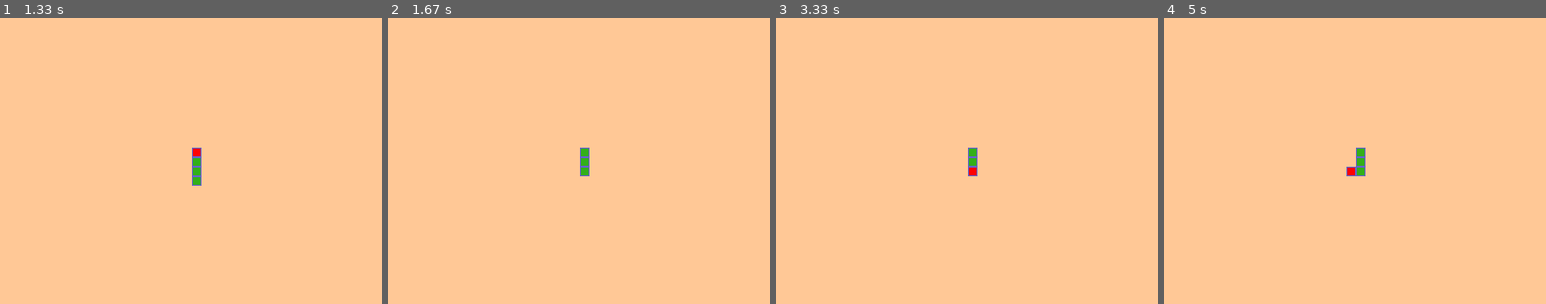
Above: before the commit, frames 1-4 (left to right).
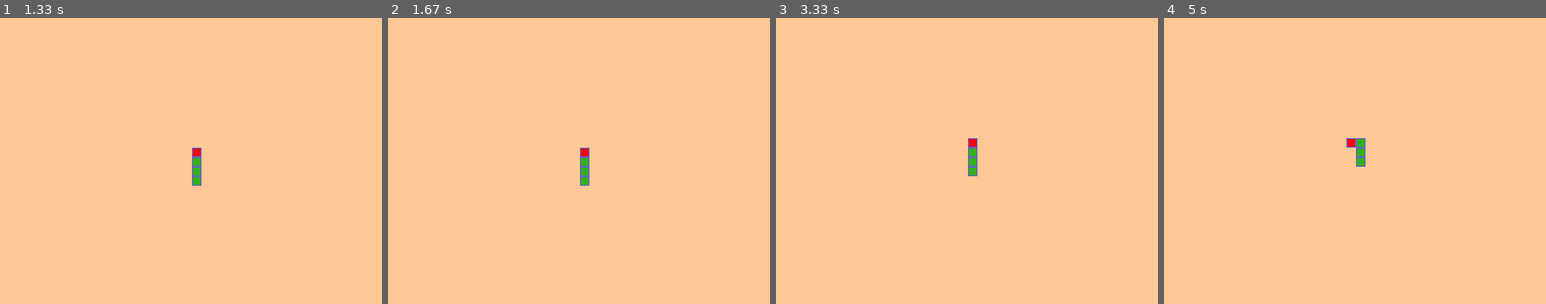
Above: after the commit, the same moments.

Repository: Moustapha530/PygameSnake
Game: pygame game, started from main.py
Same seed, same stepped clock (60 frames per second), same inputs: the game is played once before the commit and once after it.
Inputs:
- Up to frame 1 (1.33 s): hold Right from 0.83 s (still down)
- Up to frame 2 (1.67 s): release Right at 1.47 s; hold Down from 1.5 s (still down)
- Up to frame 3 (3.33 s): release Down at 1.97 s
- Up to frame 4 (5 s): hold Left from 4.73 s (still down)
The pictures show only the part of the screen within x 25-75%, y 27-77%; the shares and areas given below are measured in that part.

Frame 1 is identical in both runs. In frame 2, 0.1% of the frame differs, in the area x 50-53%, y 45-59%; in frame 3, 0.1%; in frame 4, 0.3%, in the area x 47-53%, y 42-56%.

Commit message:
add collisions handling

Diff:
--- a/main.py
+++ b/main.py
@@ -1,5 +1,5 @@
 import pygame
-from snake import create_snake, draw_snake
+from snake import create_snake, draw_snake, has_collision
 from enum import Enum
 
 class Directions(Enum):
@@ -13,6 +13,8 @@
 pygame.display.set_caption("Snake Game")
 screen.fill((255, 200, 150))
 
+screen_width = screen.get_width()
+screen_height = screen.get_height()
 
 cell_size = 10
 snake_direction = Directions.UP
@@ -66,4 +68,8 @@
     pygame.display.update()
     update_snake += 1
 
+    if has_collision(screen, snake):
+        snake = create_snake(screen, cell_size)
+        snake_direction = Directions.UP
+
 pygame.quit()
--- a/snake.py
+++ b/snake.py
@@ -19,3 +19,9 @@
             pygame.draw.rect(screen, body_outer, (x[0], x[1], cell_size, cell_size))
             pygame.draw.rect(screen, (255, 0, 0), (x[0] + 1, x[1] + 1, cell_size - 2, cell_size - 2))
             head = 0
+
+def has_collision(screen : pygame.Surface, snake : list[list[int]]) -> bool:
+    head = snake[0]
+    if head[0] < 0 or head[0] >= screen.get_width() or head[1] < 0 or head[1] >= screen.get_height():
+        return True
+    return head in snake[1:]
